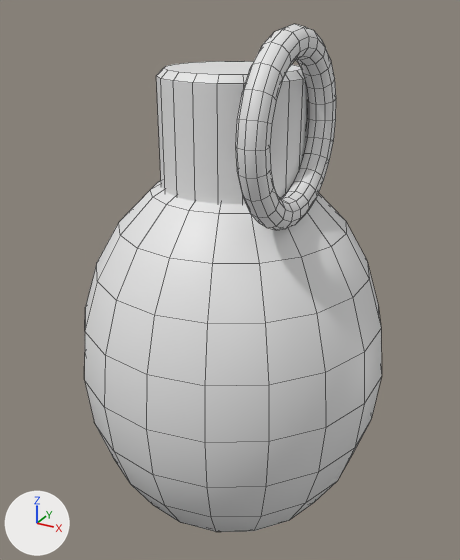
The Blender file assets_src/blend/weapons/frag_grenade.blend: old version first, new version second.
Camera for both pictures: a camera (50 mm lens) standing at (0.0671, -0.1231, 0.0809) and looking at (-0.0016, 0.0017, 0.0185). Lighting does not change. The marker at lower left points along +X, +Y and +Z. The older version comes first. Mesh edges are drawn as thin lines. Materials are left out; every surface is plain grey.

In view in the first picture: 'FragGrenade'.
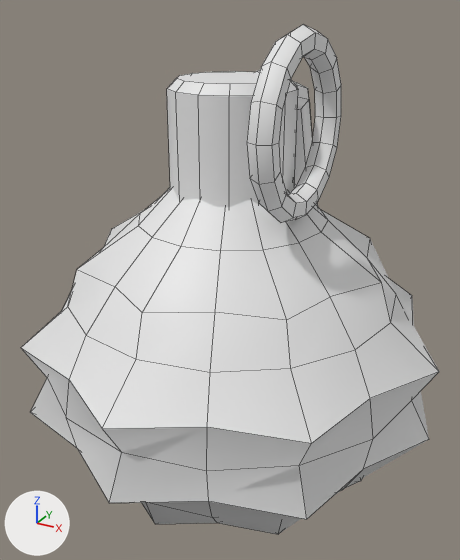
Where the change shows, as pixel boxes [x1, y1, x2, y2] in the pictures (460 x 560 px):
```json
{"object": "FragGrenade", "change": "reshaped", "before": [84, 24, 382, 532], "after": [21, 24, 439, 534], "on screen": "40% wider"}
{"part": 1, "of": "me_sphere", "change": "added", "after": [247, 24, 341, 223]}
{"part": 2, "of": "me_sphere", "change": "rebuilt", "before": [84, 181, 382, 532], "after": [21, 183, 439, 534], "on screen": "40% wider"}
{"part": 3, "of": "me_sphere", "change": "rebuilt", "before": [156, 61, 307, 204], "after": [167, 71, 298, 207]}
{"part": 4, "of": "me_sphere", "change": "rebuilt", "after": [256, 70, 318, 207], "on screen": "not visible before"}
{"part": 5, "of": "me_sphere", "change": "deleted", "before": [235, 24, 336, 230]}
```

Scene script edits in JSON lines:
```json
{"block": "me_sphere", "where": "# used by ob_fraggrenade; location = (0.0, 0.0, 0.0)"}
{"op": "remove", "block": "me_sphere", "code": "me_sphere.from_pydata(...)  # 576 vertices, 572 faces; spans x -0.0364..0.0364, y -0.037..0.0509, z -0.0483..0.077"}
{"op": "add", "block": "me_sphere", "code": "me_sphere.from_pydata(...)  # 360 vertices, 328 faces; spans x -0.0499..0.0499, y -0.0499..0.0499, z -0.044..0.0768"}
{"block": "me_sphere", "change": "me_sphere part 1: a new loose piece, a torus around x (ring radius 0.016, tube radius 0.0028) spanning x 0.0156..0.0204, y -0.0248..0.0128, z 0.0392..0.0768"}
{"block": "me_sphere", "change": "me_sphere part 2: the loose piece of 200 vertices spanning x -0.0364..0.0364, y -0.037..0.037, z -0.0483..0.0483 is rebuilt with 176 vertices and now spans x -0.0499..0.0499, y -0.0499..0.0499, z -0.044..0.044"}
{"block": "me_sphere", "change": "me_sphere part 3: the loose piece of 80 vertices spanning x -0.016..0.016, y -0.016..0.016, z 0.036..0.068 is rebuilt with 56 vertices and now spans x -0.0136..0.0136, y -0.014..0.014, z 0.038..0.066"}
{"block": "me_sphere", "change": "me_sphere part 4: the loose piece of 56 vertices spanning x -0.006..0.006, y 0.0051..0.0509, z -0.0077..0.0637 is rebuilt with 32 vertices and now spans x -0.0045..0.0045, y 0.0111..0.0485, z -0.0155..0.0664"}
{"block": "me_sphere", "change": "me_sphere part 5: the loose piece of 240 vertices spanning x 0.0151..0.0209, y -0.029..0.009, z 0.039..0.077 is deleted"}
```
